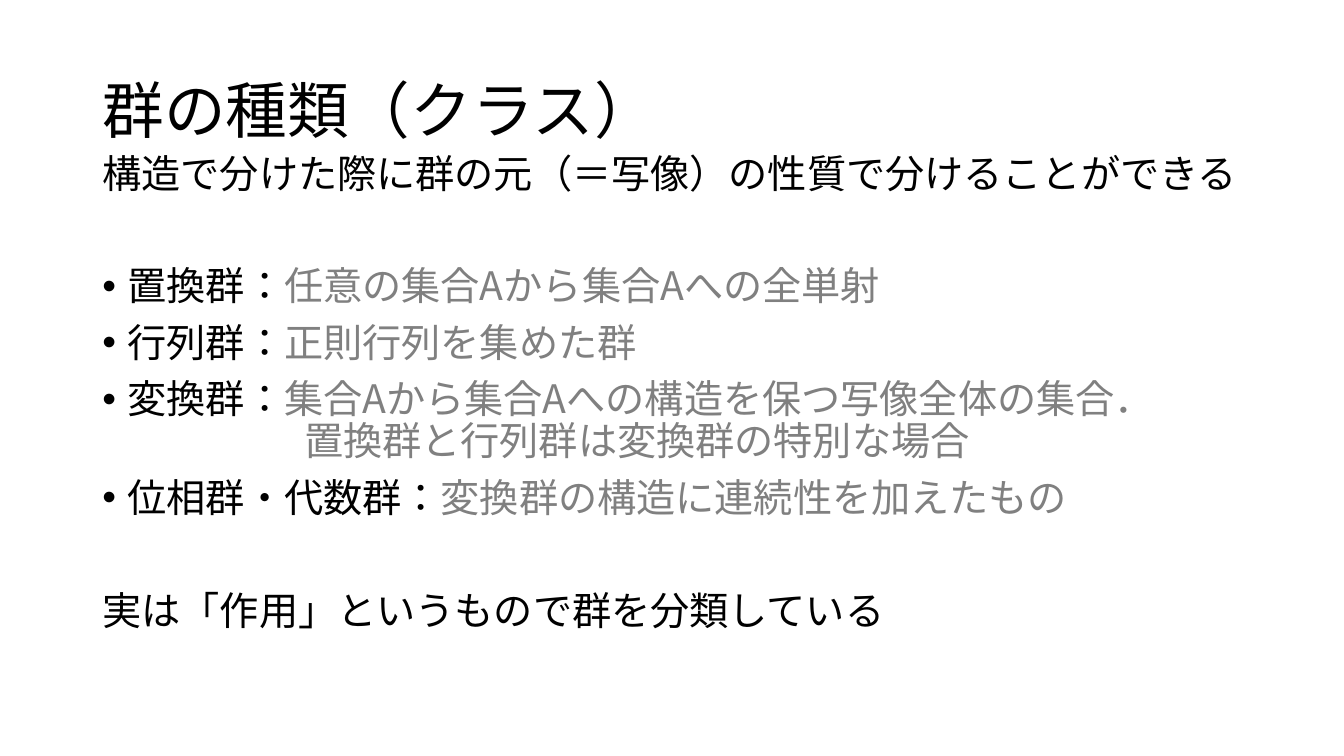
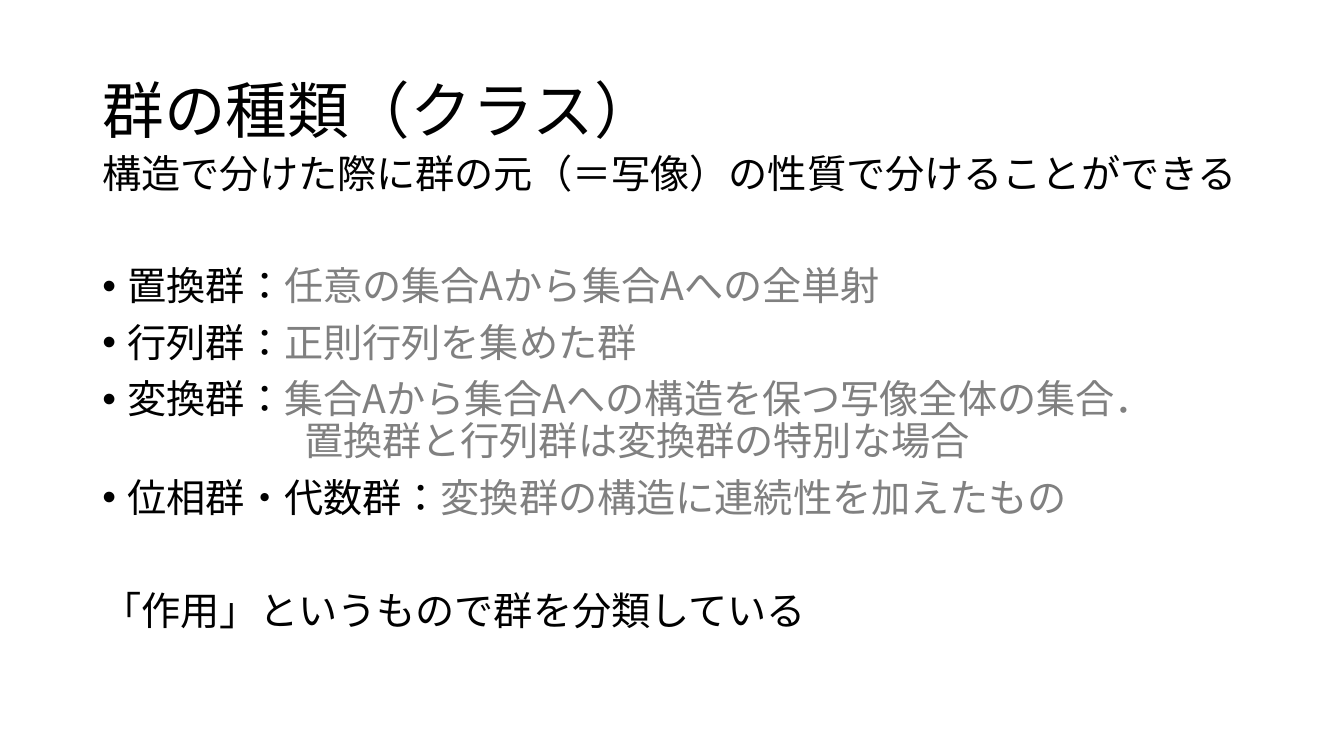
Before and after one commit to math-er/hyperbolic-space, a slide deck: slide 20 of 群の気持ち.pptx (slide 8 before the commit). Drawn at 1344x756 pixels with LibreOffice and Linux fonts; fonts in the diff are those of the drawing. Boxes give left, top, right and bottom in pixels: in the first picture for what was removed or moved away, otherwise in the second. Text is boxed around its words. In the diff, an @@ line names an element or a change of style, - is before the commit and + after.

Commit message:
chore(群の気持ち) update what's group?

```diff
--- a/群の気持ち.pptx
+++ b/群の気持ち.pptx
@@ text at (102,591,805,629): text changed @@
-実は「作用」というもので群を分類している
+「作用」というもので群を分類している
```
Also in this commit, not shown: 3 other slides changed, 1 slide added.
